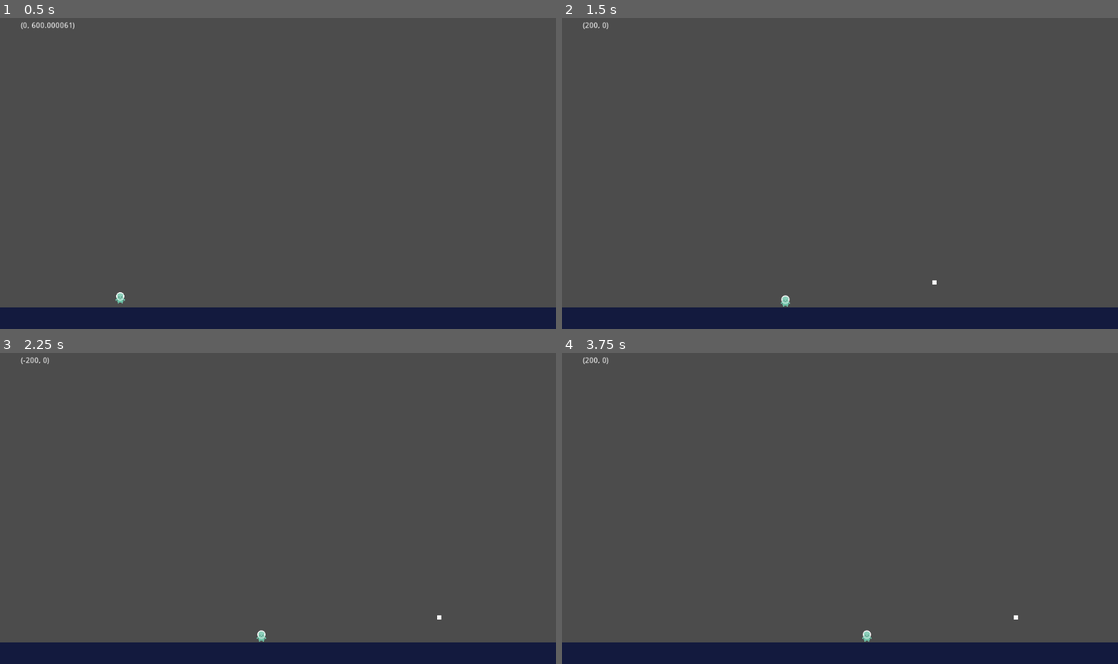
Above: before the commit, frames 1-4 (two rows, left to right).
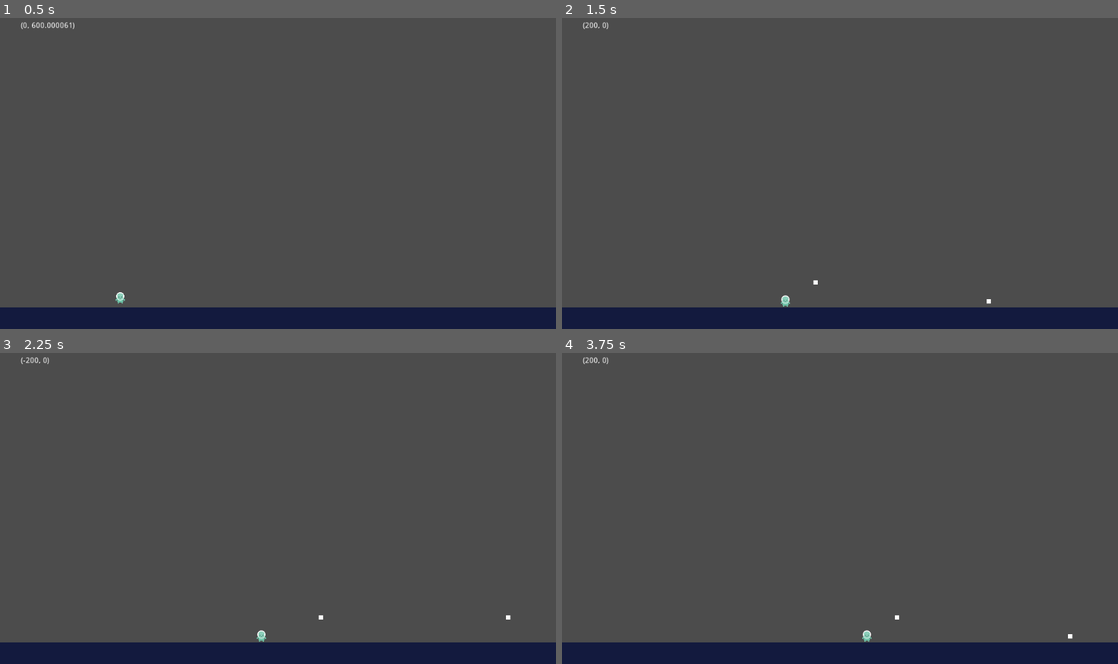
Above: after the commit, the same moments.

Repository: wilPoly/slug
Game: Godot game, scene res://levels/TestLevel.tscn
Same seed, same stepped clock (60 frames per second), same inputs: the game is played once before the commit and once after it.
Inputs (mouse positions are in pixels of both pictures, inside the frame that each line leads up to):
- Up to frame 1 (0.5 s): no input
- Up to frame 2 (1.5 s): move the mouse to (962, 151) at 0.52 s; hold D (right) from 0.53 s (still down); click (962, 151) at 0.6 s; tap Space (jump) at 0.77 s; move the mouse to (728, 182) at 1.27 s; click (728, 182) at 1.35 s
- Up to frame 3 (2.25 s): tap Space (jump) at 1.52 s; move the mouse to (333, 430) at 2.02 s; release D (right) at 2.03 s; hold Q (left) from 2.03 s (still down); click (333, 430) at 2.1 s
- Up to frame 4 (3.75 s): move the mouse to (812, 567) at 2.77 s; release Q (left) at 2.78 s; hold D (right) from 2.78 s (still down); click (812, 567) at 2.85 s; tap Space (jump) at 3.02 s; move the mouse to (1006, 548) at 3.52 s; click (1006, 548) at 3.6 s

Frame 1 is identical in both runs. In frame 2, less than 0.1% of the frame differs, in the area x 45-78%, y 84-92%; in frame 3, less than 0.1%; in frame 4, less than 0.1%, in the area x 59-92%, y 84-92%.

Commit message:
Fix Bullet speed

Diff:
--- a/objects/Bullet.gd
+++ b/objects/Bullet.gd
@@ -1,6 +1,6 @@
 extends KinematicBody2D
 
-export (int) var speed: = 0 # ????
+export (int) var speed: = 25
 var velocity: = Vector2()
 
 
@@ -10,12 +10,8 @@
 
 
 func _physics_process(delta: float) -> void:
-#	velocity.x += speed
 	move_and_collide(velocity * speed * delta)
 
 
-#func _process(delta: float) -> void:
-#	print(velocity * speed * delta)
-
 func _on_screen_exited() -> void:
 	queue_free()
--- a/objects/Bullet.tscn
+++ b/objects/Bullet.tscn
@@ -9,7 +9,6 @@
 collision_layer = 8
 collision_mask = 5
 script = ExtResource( 1 )
-speed = 50
 
 [node name="Polygon2D" type="Polygon2D" parent="."]
 scale = Vector2( 0.5, 0.5 )
